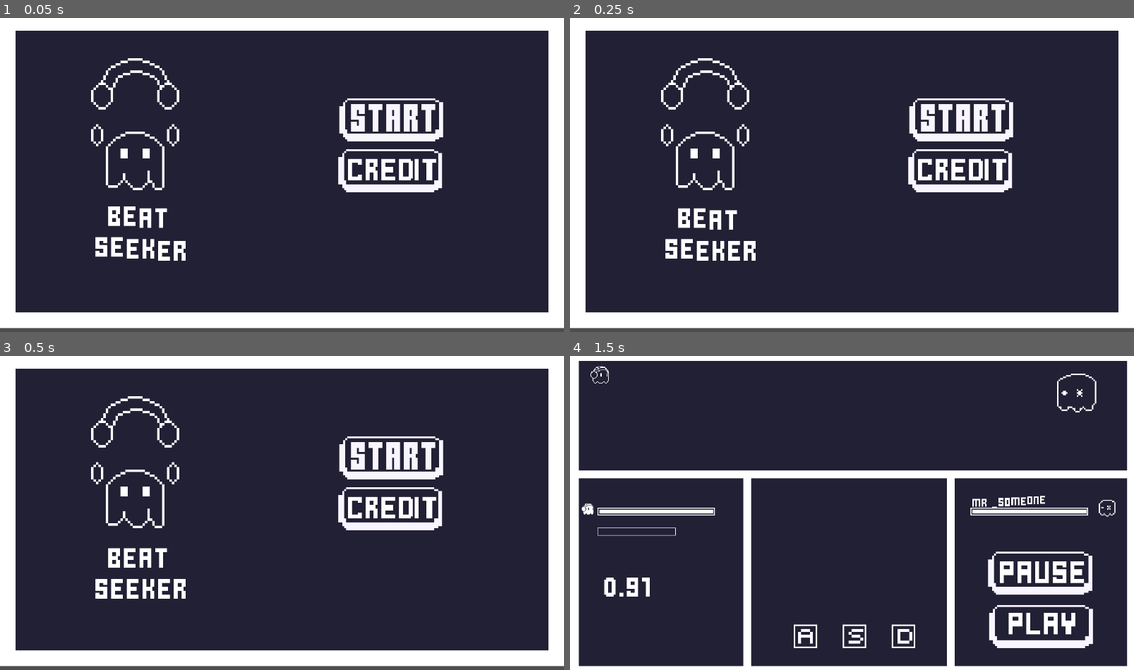
Above: before the commit, frames 1-4 (two rows, left to right).
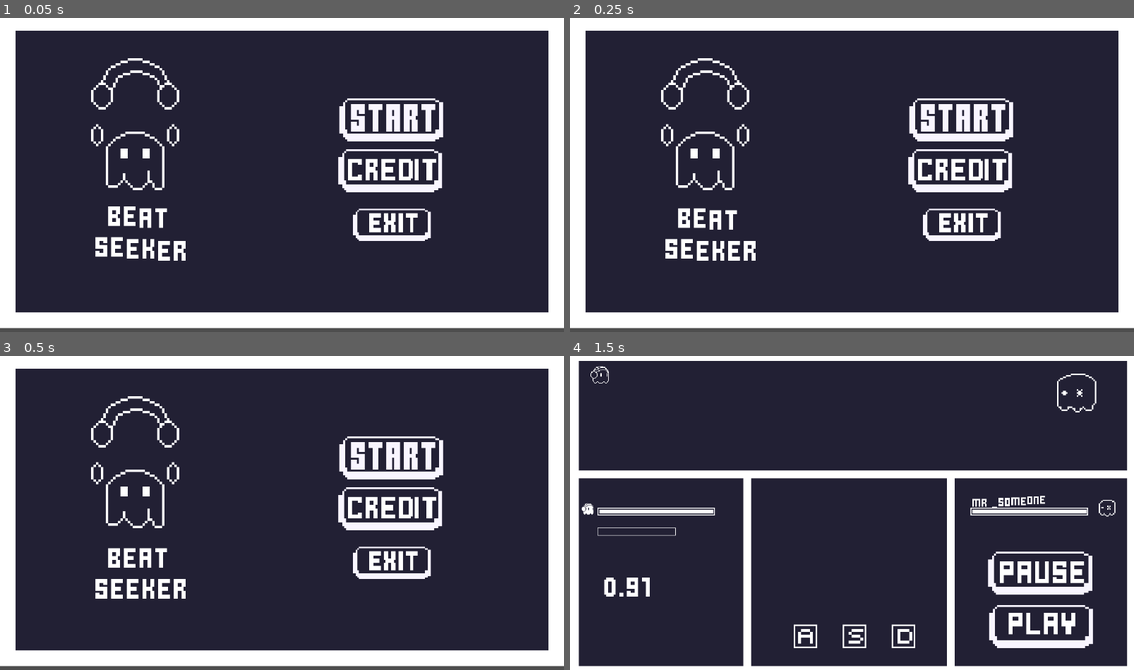
Above: after the commit, the same moments.

Repository: Nicky1699/Beat-jam
Game: Godot game, scene res://Scenes/main/main_page.tscn
Two runs of this game, one before a commit and one after it. Both use one fixed random seed, a clock stepped at 60 frames per second and the inputs below.
Inputs (mouse positions are in pixels of both pictures, inside the frame that each line leads up to):
- Up to frame 1 (0.05 s): no input
- Up to frame 2 (0.25 s): no input
- Up to frame 3 (0.5 s): no input
- Up to frame 4 (1.5 s): click (970, 462) at 0.5 s; click (1043, 641) at 1.25 s

The runs differ from the first frame. In frame 1, 0.8% of the frame differs, in the area x 62-77%, y 60-72%; in frame 2, 0.8%; in frame 3, 0.8%; in frame 4, nothing differs.

Commit message:
working_quite

Diff:
--- a/Scenes/main/main_page.tscn
+++ b/Scenes/main/main_page.tscn
@@ -7,6 +7,7 @@
 [ext_resource type="Texture2D" uid="uid://bar733ipw34bt" path="res://Assets/ui/empty.png" id="5_r6ysu"]
 [ext_resource type="Texture2D" uid="uid://bdr51y0r2dd4v" path="res://Assets/ui/credits.png" id="7_h2jqt"]
 [ext_resource type="AudioStream" uid="uid://k2glpq6sp0ln" path="res://music/UI theme.mp3" id="8_h2jqt"]
+[ext_resource type="Texture2D" uid="uid://bs3b3vq0ymrbo" path="res://Assets/ui/exi_button.png" id="8_r6ysu"]
 
 [sub_resource type="TileSetAtlasSource" id="TileSetAtlasSource_lox2a"]
 texture = ExtResource("2_17x1w")
@@ -94,5 +95,15 @@
 stream = ExtResource("8_h2jqt")
 autoplay = true
 
+[node name="exit" type="TextureButton" parent="."]
+layout_mode = 0
+offset_left = 721.0
+offset_top = 390.0
+offset_right = 776.0
+offset_bottom = 430.0
+scale = Vector2(3, 3)
+texture_normal = ExtResource("8_r6ysu")
+
 [connection signal="pressed" from="start_button" to="." method="_on_start_button_pressed"]
 [connection signal="pressed" from="credits" to="." method="_on_credits_pressed"]
+[connection signal="pressed" from="exit" to="." method="_on_exit_pressed"]
Not shown: 1 places in Scenes/main/main_page.tscn that only renumber resources
